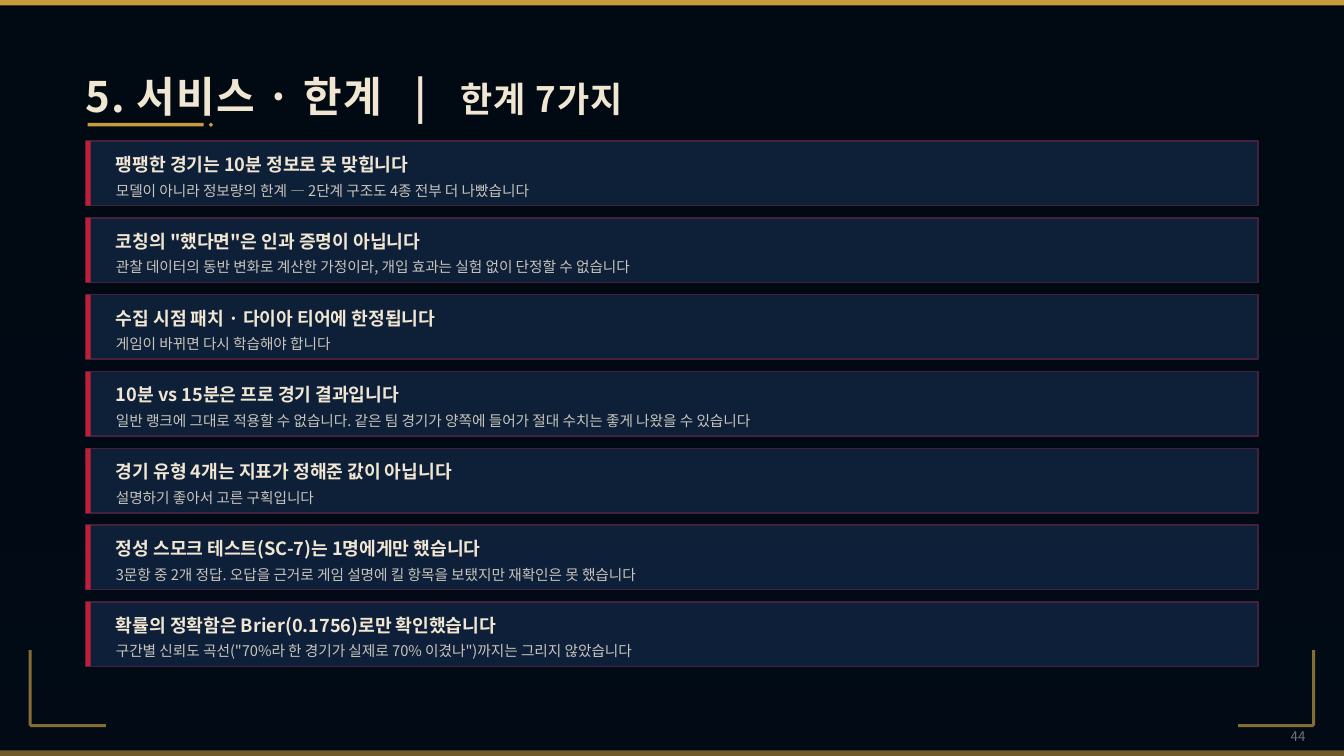
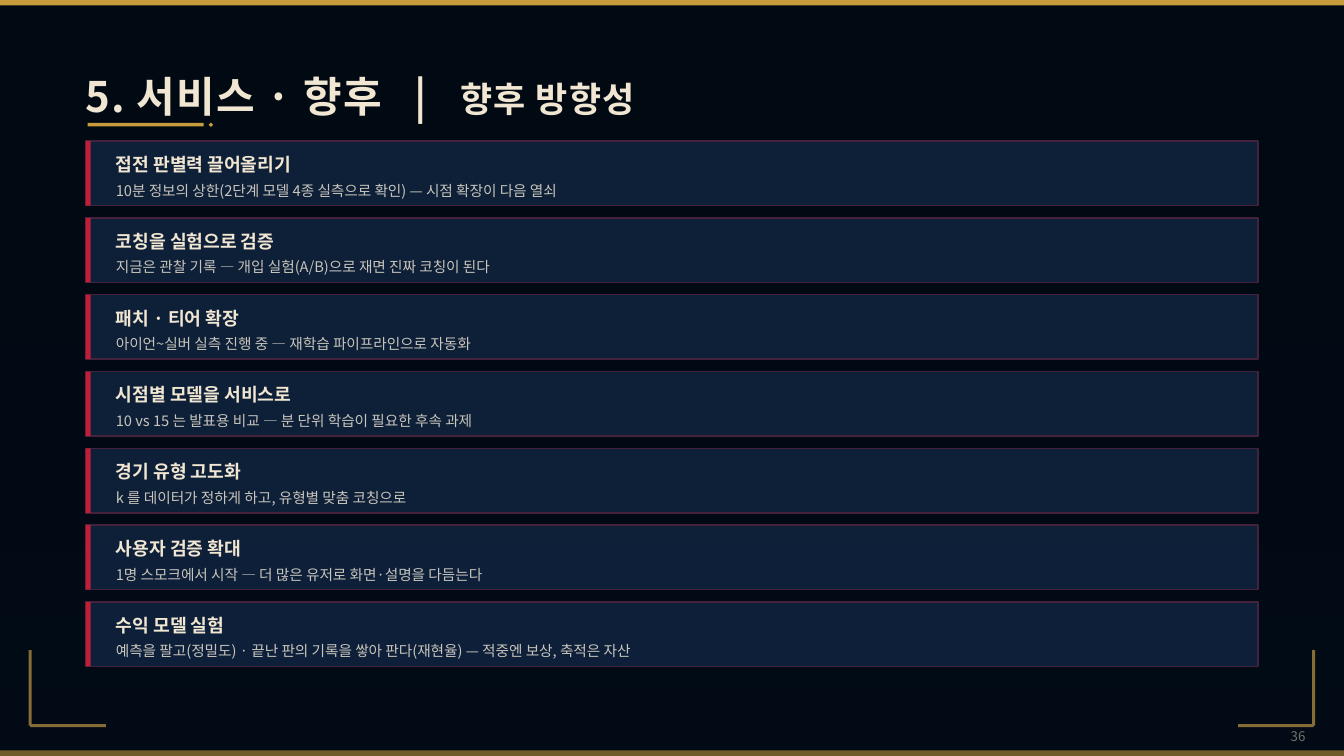
Before and after one commit to wpalswpa/project2608, a slide deck: slide 36 of 4조(십분컷)_미니2프로젝트_LoL 인게임 시점별 경기 데이터 기반 승패 예측 및 핵심 승리요인 분석_발표자료.pptx (slide 44 before the commit). Drawn at 1344x756 pixels with LibreOffice and Linux fonts; fonts in the diff are those of the drawing; background and template pictures are left out; a plain dark background stands for a picture behind light text. Boxes give left, top, right and bottom in pixels: in the first picture for what was removed or moved away, otherwise in the second. Text is boxed around its words. In the diff, an @@ line names an element or a change of style, - is before the commit and + after.

```diff
--- a/4조(십분컷)_미니2프로젝트_LoL 인게임 시점별 경기 데이터 기반 승패 예측 및 핵심 승리요인 분석_발표자료.pptx
+++ b/4조(십분컷)_미니2프로젝트_LoL 인게임 시점별 경기 데이터 기반 승패 예측 및 핵심 승리요인 분석_발표자료.pptx
@@ text at [86,76,635,123]: text changed @@
-5. 서비스 · 한계 | 한계 7가지
+5. 서비스 · 향후 | 향후 방향성
@@ text at [116,155,557,199]: text changed @@
-팽팽한 경기는 10분 정보로 못 맞힙니다
-모델이 아니라 정보량의 한계 — 2단계 구조도 4종 전부 더 나빴습니다
+접전 판별력 끌어올리기
+10분 정보의 상한(2단계 모델 4종 실측으로 확인) — 시점 확장이 다음 열쇠
@@ text at [116,232,490,275]: text changed @@
-코칭의 "했다면"은 인과 증명이 아닙니다
-관찰 데이터의 동반 변화로 계산한 가정이라, 개입 효과는 실험 없이 단정할 수 없습니다
+코칭을 실험으로 검증
+지금은 관찰 기록 — 개입 실험(A/B)으로 재면 진짜 코칭이 된다
@@ text at [116,309,470,350]: text changed; size 13 to 10.5 pt; text colour #F0E6D2 to #C8C5BC; bold off @@
-수집 시점 패치 · 다이아 티어에 한정됩니다
-게임이 바뀌면 다시 학습해야 합니다
+패치 · 티어 확장
+아이언~실버 실측 진행 중 — 재학습 파이프라인으로 자동화
@@ text at [116,385,472,427]: text changed @@
-10분 vs 15분은 프로 경기 결과입니다
-일반 랭크에 그대로 적용할 수 없습니다. 같은 팀 경기가 양쪽에 들어가 절대 수치는 좋게 나왔을 수 있습니다
+시점별 모델을 서비스로
+10 vs 15 는 발표용 비교 — 분 단위 학습이 필요한 후속 과제
@@ text at [116,462,407,506]: text changed; size 13 to 10.5 pt; text colour #F0E6D2 to #C8C5BC; bold off @@
-경기 유형 4개는 지표가 정해준 값이 아닙니다
-설명하기 좋아서 고른 구획입니다
+경기 유형 고도화
+k 를 데이터가 정하게 하고, 유형별 맞춤 코칭으로
@@ text at [116,539,482,581]: text changed @@
-정성 스모크 테스트(SC-7)는 1명에게만 했습니다
-3문항 중 2개 정답. 오답을 근거로 게임 설명에 킬 항목을 보탰지만 재확인은 못 했습니다
+사용자 검증 확대
+1명 스모크에서 시작 — 더 많은 유저로 화면·설명을 다듬는다
@@ text at [116,616,631,659]: text changed @@
-확률의 정확함은 Brier(0.1756)로만 확인했습니다
-구간별 신뢰도 곡선("70%라 한 경기가 실제로 70% 이겼나")까지는 그리지 않았습니다
+수익 모델 실험
+예측을 팔고(정밀도) · 끝난 판의 기록을 쌓아 판다(재현율) — 적중엔 보상, 축적은 자산
@@ page number at [1291,731,1306,741]: text changed @@
-44
+36
```
Also in this commit, not shown: 11 other slides changed, 8 slides removed, 1 other file.
